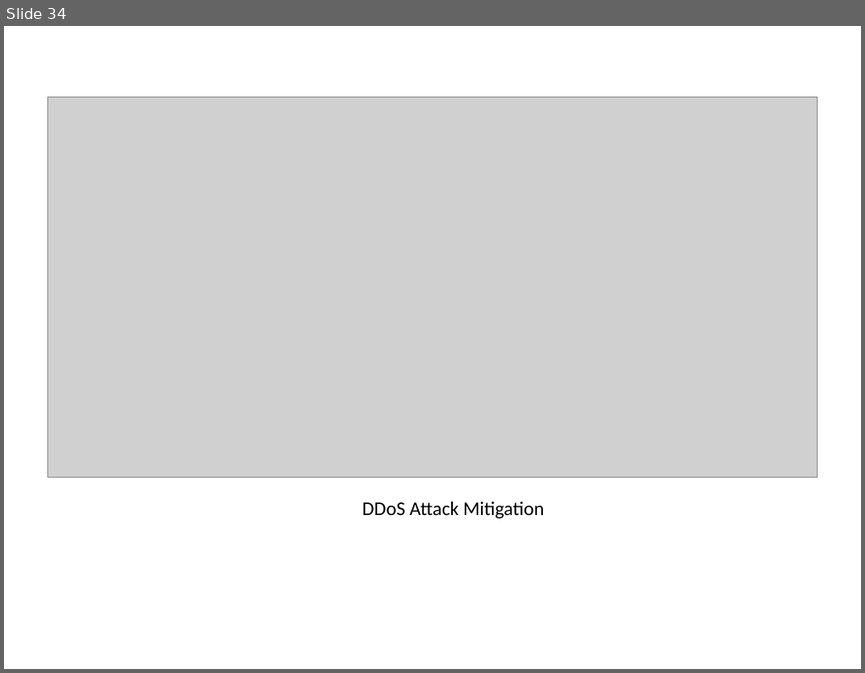
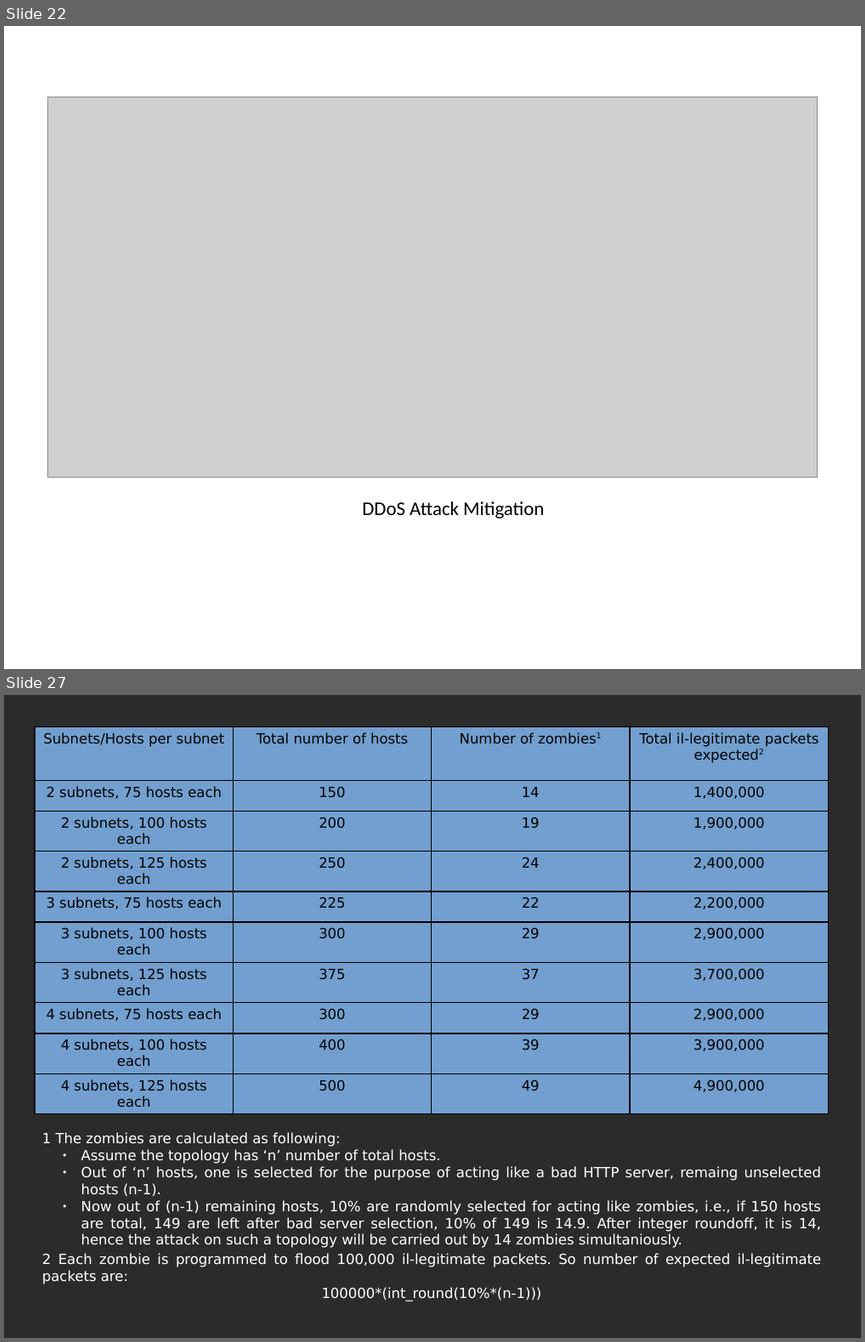
Before and after one commit to r0ck3r008/sdn-proj, a slide deck: reviews/SDN presentation.odp. Shown one above the other, each under a label of ours: slide 34 before the commit, slides 22 and 27 after it; the slides between them are not shown. The pictures are 865x673 and 865x1342 pixels, drawn with LibreOffice and Linux fonts; fonts in the diff are those of the drawing; grey boxes stand for pictures; background and template pictures are left out; a plain dark background stands for a picture behind light text. Boxes give left, top, right and bottom in pixels: in the first picture for what was removed or moved away, otherwise in the second. Text is boxed around its words. In the diff, an @@ line names an element or a change of style, - is before the commit and + after.

```diff
--- a/reviews/SDN presentation.odp
+++ b/reviews/SDN presentation.odp
@@ slide 27 added at [4, 695, 861, 1338], background picture (left out) @@
@@ table added at [35, 727, 828, 1114], 10 rows, 4 columns @@
+Subnets/Hosts per subnet | Total number of hosts | Number of zombies1 | Total il-legitimate packets expected2
+2 subnets, 75 hosts each | 150 | 14 | 1,400,000
+2 subnets, 100 hosts each | 200 | 19 | 1,900,000
+2 subnets, 125 hosts each | 250 | 24 | 2,400,000
+3 subnets, 75 hosts each | 225 | 22 | 2,200,000
+3 subnets, 100 hosts each | 300 | 29 | 2,900,000
+3 subnets, 125 hosts each | 375 | 37 | 3,700,000
+4 subnets, 75 hosts each | 300 | 29 | 2,900,000
+4 subnets, 100 hosts each | 400 | 39 | 3,900,000
+4 subnets, 125 hosts each | 500 | 49 | 4,900,000
@@ text added at [42, 1132, 821, 1247], 13 pt, text #FFFFFF @@
+1 The zombies are calculated as following:
+● Assume the topology has ‘n’ number of total hosts.
+● Out of ‘n’ hosts, one is selected for the purpose of acting like a bad HTTP server, remaing unselected hosts (n-1).
+● Now out of (n-1) remaining hosts, 10% are randomly selected for acting like zombies, i.e., if 150 hosts are total, 149 are left after bad server selection, 10% of 149 is 14.9. After integer roundoff, it is 14, hence the attack on such a topology will be carried out by 14 zombies simultaniously.
@@ text added at [42, 1253, 822, 1301], 13 pt, text #FFFFFF @@
+2 Each zombie is programmed to flood 100,000 il-legitimate packets. So number of expected il-legitimate packets are:
+100000*(int_round(10%*(n-1)))
@@ what was slide 34 is now slide 22 @@
```
Also in this commit, not shown: 9 slides changed, 14 other slides added, 21 slides removed, 1 other file.
